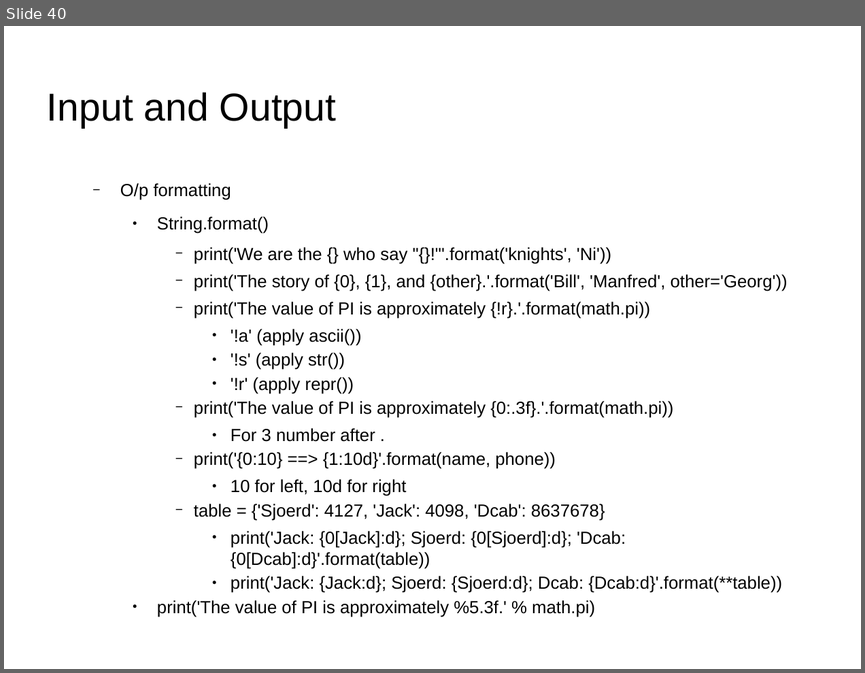
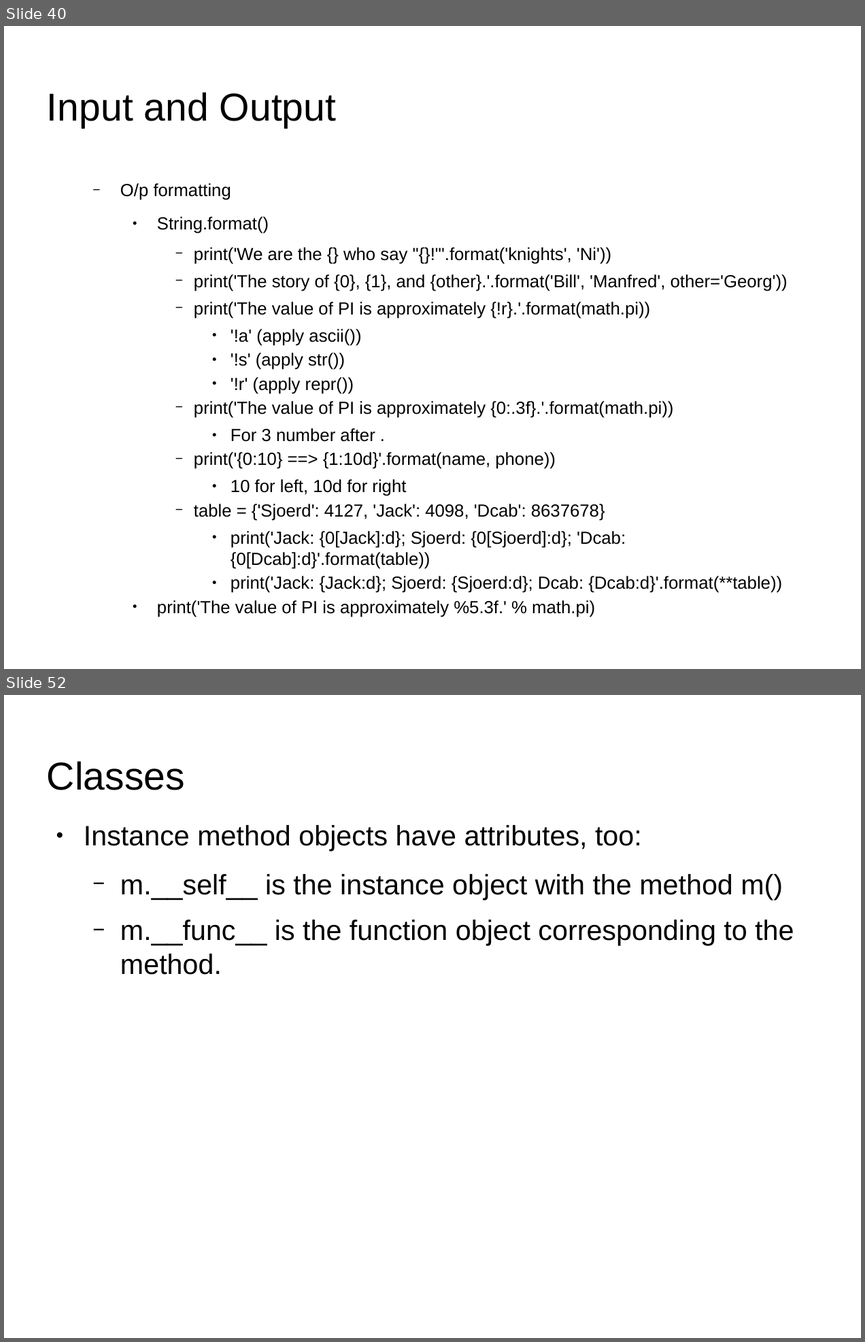
Before and after one commit to shikha-desai/Internship_PreWork, a slide deck: Python/Python_Notes.odp. Shown one above the other, each under a label of ours: slide 40 before the commit, slides 40 and 52 after it; the slides between them are not shown. The pictures are 865x673 and 865x1342 pixels, drawn with LibreOffice and Linux fonts; fonts in the diff are those of the drawing; background and template pictures are left out. Boxes give left, top, right and bottom in pixels: in the first picture for what was removed or moved away, otherwise in the second. Text is boxed around its words. In the diff, an @@ line names an element or a change of style, - is before the commit and + after.

```diff
--- a/Python/Python_Notes.odp
+++ b/Python/Python_Notes.odp
@@ slide 52 added at (4,695,861,1338), background picture (left out) @@
@@ title added at (47,761,185,790), 36 pt, text #000000 @@
+Classes
@@ text added at (84,825,793,974), 26 pt, text #000000 @@
+● Instance method objects have attributes, too:
+  − m.__self__ is the instance object with the method m()
+  − m.__func__ is the function object corresponding to the method.
```
Also in this commit, not shown: 14 other slides added, 2 other files.
